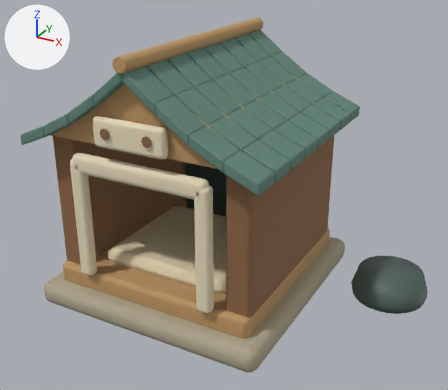
The glTF model Godot/assets/doghouse/cozy_doghouse.glb as it was, and as the next commit left it.
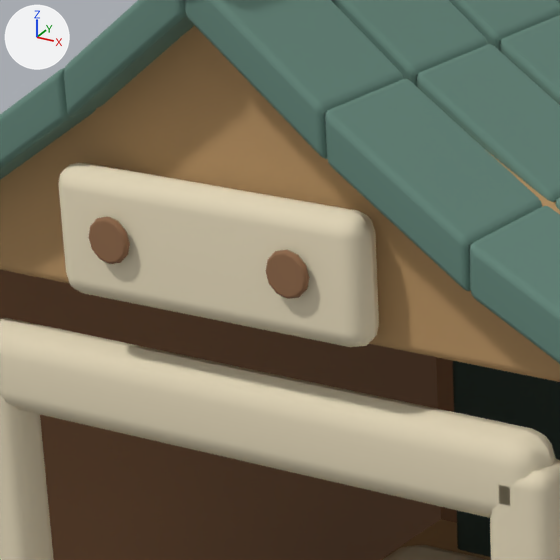
There are two pictures of each version: one whole from a 50 mm camera at (1.225, -2.346, 1.861) aimed at (-0.168, 0.187, 0.595), one close up on the part from 18% to 47% of the width and 20% to 54% of the height. The axes (+X, +Y, +Z) are drawn at upper left. The lights are the same throughout. The older version's two pictures come first. Vertices at exactly the same position are counted once.

The scene before the commit, as lines of its bpy script (objects in view):
```python
me_cube_050 = bpy.data.meshes.new('Cube.050')
me_cube_050.from_pydata(...)  # 480 vertices, 940 faces; spans x -0.065..1.025, y -0.635..0.54, z -0.375..0.48
me_cube_050.materials.append(mat_timber)
me_cube_053 = bpy.data.meshes.new('Cube.053')
me_cube_053.from_pydata(...)  # 380 vertices, 744 faces; spans x -0.038..0.718, y -0.062..0.03, z -0.31..0.55
me_cube_053.materials.append(mat_trim)
me_kennel_clay_shingle = bpy.data.meshes.new('Kennel clay shingle')
me_kennel_clay_shingle.from_pydata(...)  # 5920 vertices, 11920 faces; spans x -0.98..0.28, y -0.348..0.92, z 0.887..1.317
me_kennel_clay_shingle.materials.append(mat_millroof)
ob_doghouse_millroof = bpy.data.objects.new('doghouse_MillRoof', me_kennel_clay_shingle)
ob_doghouse_millroof.location = (0.0, 0.0, 0.0)
ob_doghouse_timber = bpy.data.objects.new('doghouse_Timber', me_cube_050)
ob_doghouse_timber.location = (-0.83, 0.28, 0.57)
ob_doghouse_trim = bpy.data.objects.new('doghouse_Trim', me_cube_053)
ob_doghouse_trim.location = (-0.69, -0.28, 0.54)
# also in view: 'doghouse_TimberLight' at (-0.35, 0.28, 0.74); 'doghouse_Canvas' at (-0.35, 0.2, 0.25); 'doghouse_IronDark' at (-0.35, 0.65, 0.555)
```
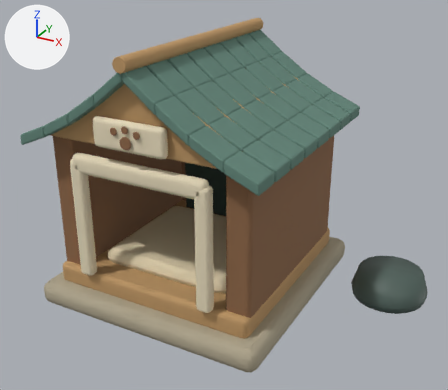
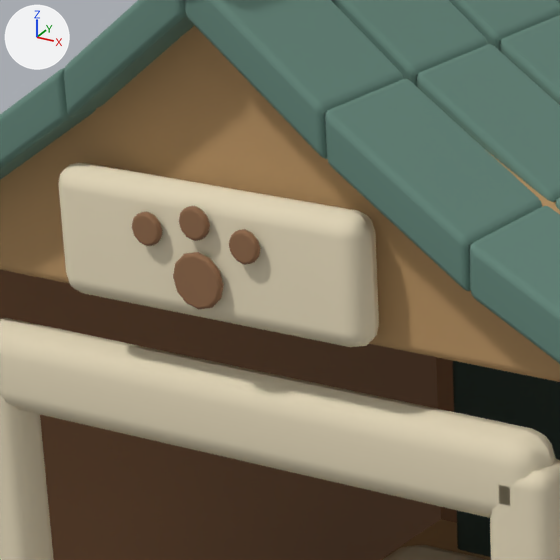
Changed parts and their boxes [x1, y1, x2, y2] in the close-ups (560 x 560 px; the box of a moved part takes in the faces that stretch with it):
'doghouse_Timber', reshaped
    before: [0, 217, 457, 560]
    after: [0, 206, 457, 560]
part 1 of me_cube_050, added (brown)
    after: [132, 211, 162, 246]
part 2 of me_cube_050, added (brown)
    after: [179, 206, 210, 241]
part 3 of me_cube_050, added (brown)
    after: [229, 229, 260, 265]
part 4 of me_cube_050, deleted (brown)
    before: [266, 250, 310, 299]
part 5 of me_cube_050, moved or reshaped
    before: [89, 217, 130, 264]
    after: [173, 252, 224, 309]

Edits to the bpy script that builds the scene:
```text
Change me_cube_050:
    used by ob_doghouse_timber; location = (-0.83, 0.28, 0.57)
    remove me_cube_050.from_pydata(...)  # 480 vertices, 940 faces; spans x -0.065..1.025, y -0.635..0.54, z -0.375..0.48
    add me_cube_050.from_pydata(...)  # 1056 vertices, 2084 faces; spans x -0.065..1.025, y -0.635..0.54, z -0.375..0.508
    me_cube_050 part 1: a new loose piece of 224 vertices spanning x 0.402..0.438, y -0.635..-0.626, z 0.457..0.493, in mat_timber
    me_cube_050 part 2: a new loose piece of 224 vertices spanning x 0.462..0.498, y -0.635..-0.626, z 0.472..0.508, in mat_timber
    me_cube_050 part 3: a new loose piece of 224 vertices spanning x 0.522..0.558, y -0.635..-0.626, z 0.457..0.493, in mat_timber
    me_cube_050 part 4: the loose piece of 96 vertices spanning x 0.565..0.615, y -0.635..-0.626, z 0.43..0.48 is deleted
    me_cube_050 part 5
    8 vertices in x 0.37, y -0.635..-0.626, z 0.476..0.48 move by (0.11, 0.0, -0.02)
    8 vertices in x 0.391..0.395, y -0.635..-0.626, z 0.455 move by (0.115, 0.0, -0.025)
    8 vertices in x 0.37, y -0.635..-0.626, z 0.43..0.434 move by (0.11, 0.0, -0.03)
    8 vertices in x 0.345..0.349, y -0.635..-0.626, z 0.455 move by (0.105, 0.0, -0.025)
    6 vertices in x 0.38..0.382, y -0.635..-0.626, z 0.473..0.477 move by (0.113, 0.0, -0.021)
    6 vertices in x 0.388..0.392, y -0.635..-0.626, z 0.465..0.467 move by (0.114, 0.0, -0.022)
    52 vertices move from x 0.348..0.392, y -0.635..-0.626, z 0.433..0.477 to x 0.454..0.506, y -0.635..-0.626, z 0.404..0.456
```
